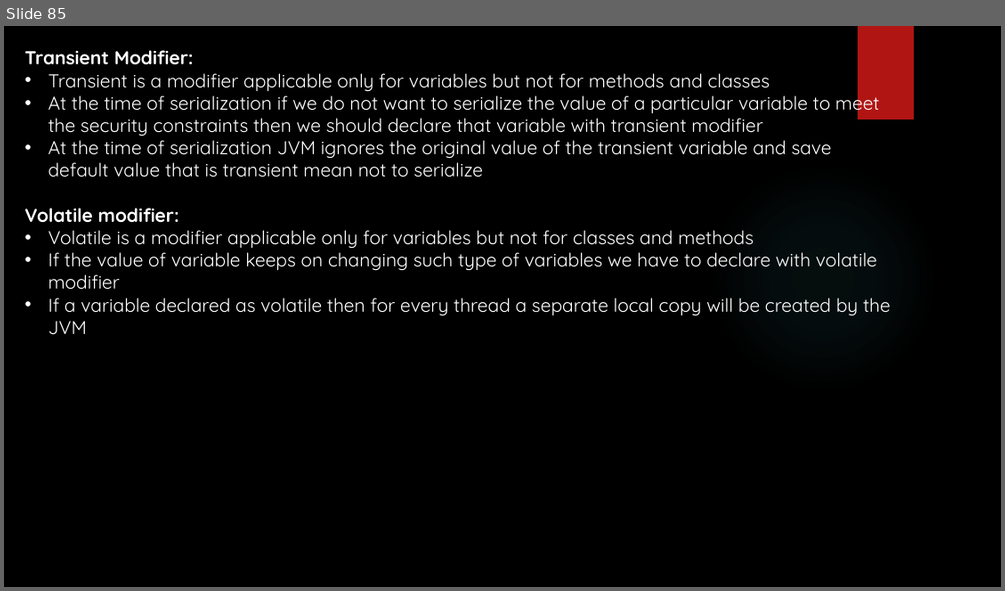
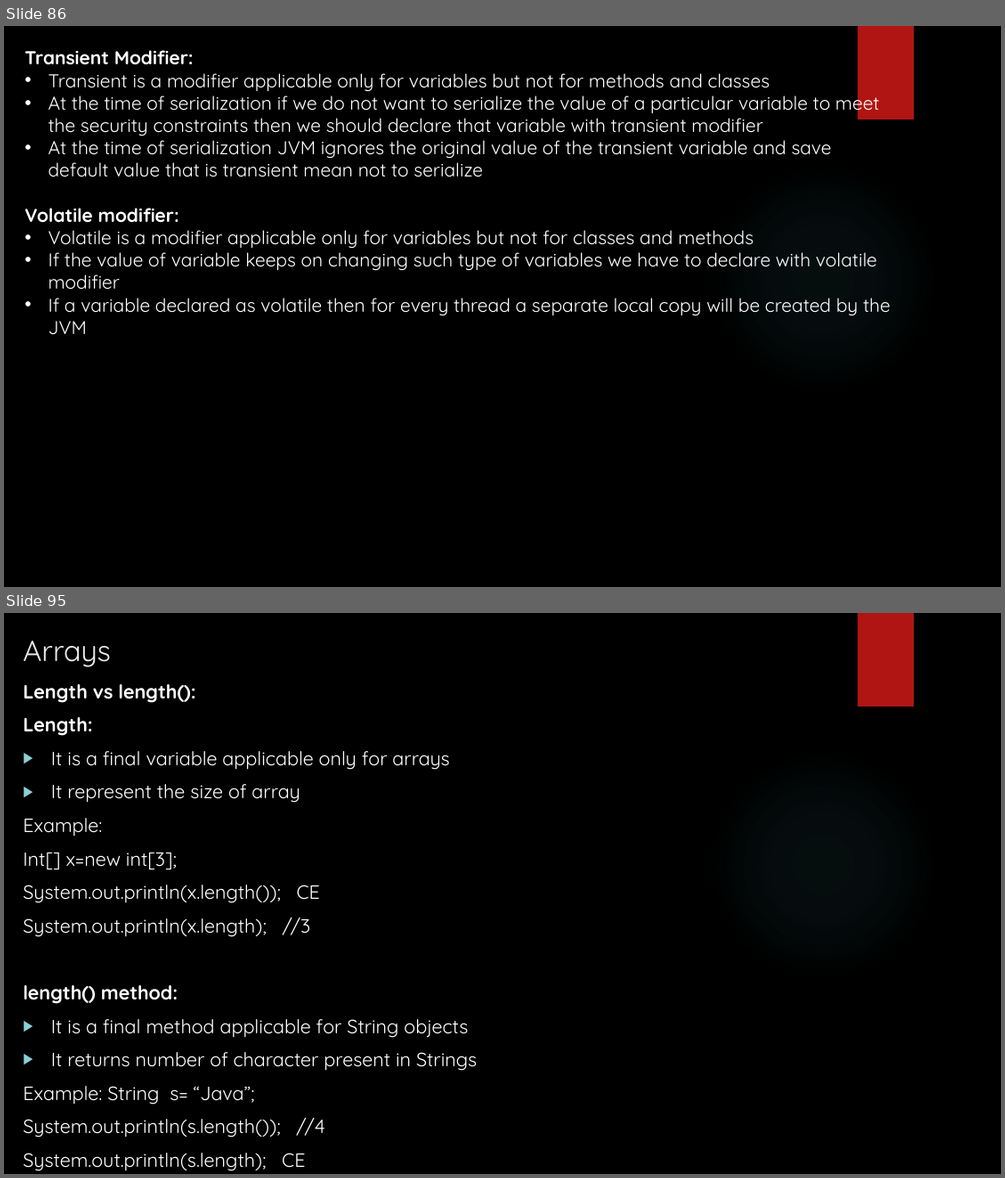
Before and after one commit to Vishalkr1091/JavaTrainingMaterial, a slide deck: Java Training - Sessions.pptx. Shown one above the other, each under a label of ours: slide 85 before the commit, slides 86 and 95 after it; the slides between them are not shown. The pictures are 1005x591 and 1005x1178 pixels, drawn with LibreOffice and Linux fonts; fonts in the diff are those of the drawing; background and template pictures are left out. Boxes give left, top, right and bottom in pixels: in the first picture for what was removed or moved away, otherwise in the second. Text is boxed around its words. In the diff, an @@ line names an element or a change of style, - is before the commit and + after.

```diff
--- a/Java Training - Sessions.pptx
+++ b/Java Training - Sessions.pptx
@@ slide 95 added at (x1=4, y1=613, x2=1001, y2=1174), background picture (left out); not listed: 2 template elements that a slide beside it also shows @@
@@ title added at (x1=23, y1=641, x2=111, y2=667), 28 pt, text #EBEBEB @@
+Arrays
@@ text added at (x1=23, y1=684, x2=477, y2=1171), 18.5 pt, text #FFFFFF @@
+Length vs length():
+Length:
+▶ It is a final variable applicable only for arrays
+▶ It represent the size of array
+Example:
+Int[] x=new int[3];
+System.out.println(x.length()); CE
+System.out.println(x.length); //3
+length() method:
+▶ It is a final method applicable for String objects
+▶ It returns number of character present in Strings
+Example: String s= “Java”;
+System.out.println(s.length()); //4
+System.out.println(s.length); CE
@@ what was slide 85 is now slide 86 @@
```
Also in this commit, not shown: 11 other slides added.
